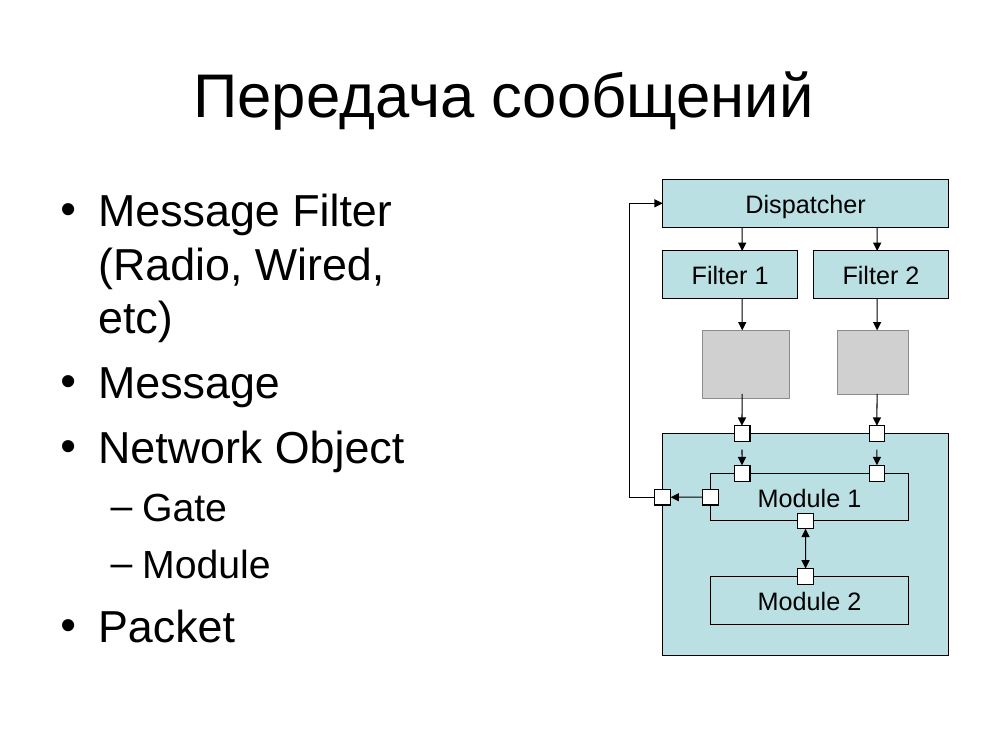
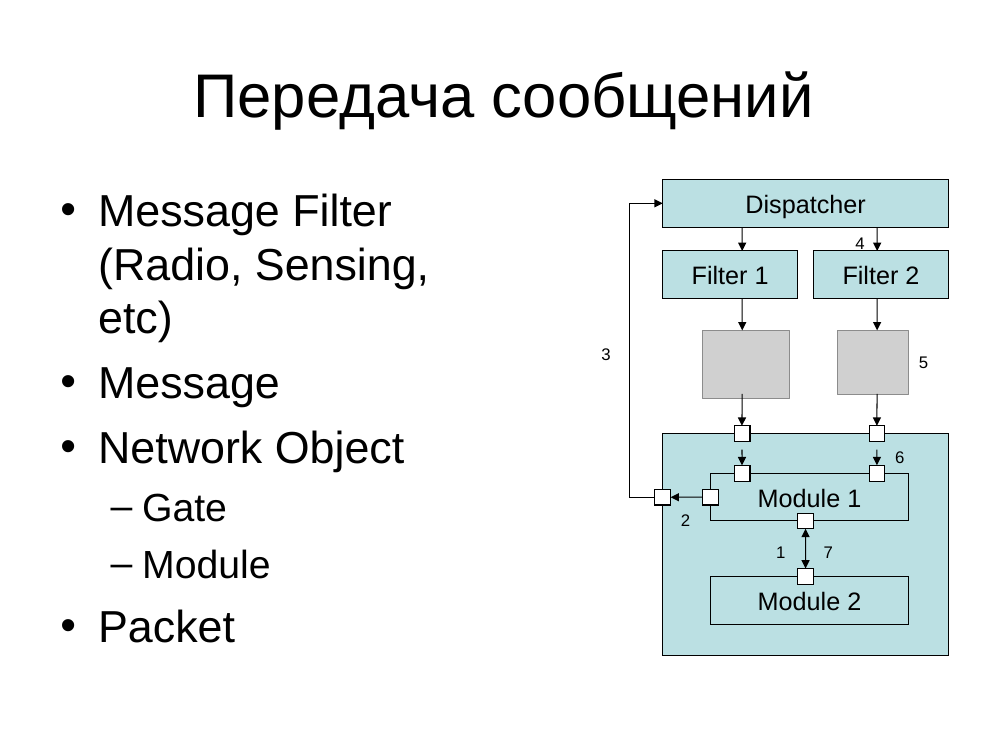
Before and after one commit to morj/jwsn, a slide deck: slide 4 of Introduction.ppt. Drawn at 1008x756 pixels with LibreOffice and Linux fonts; fonts in the diff are those of the drawing; grey boxes stand for pictures. Boxes give left, top, right and bottom in pixels: in the first picture for what was removed or moved away, otherwise in the second. Text is boxed around its words. In the diff, an @@ line names an element or a change of style, - is before the commit and + after.

```diff
--- a/Introduction.ppt
+++ b/Introduction.ppt
@@ text at [98,193,429,342]: text changed @@
-• Message Filter (Radio, Wired, etc)
+• Message Filter (Radio, Sensing, etc)
@@ text added at [855,237,864,253], 12 pt, text #000000 @@
+4
@@ text added at [601,348,610,360], 12 pt, text #000000 @@
+3
@@ text added at [919,356,928,368], 12 pt, text #000000 @@
+5
@@ text added at [895,451,904,463], 12 pt, text #000000 @@
+6
@@ text added at [681,514,690,526], 12 pt, text #000000 @@
+2
@@ text added at [776,546,785,558], 12 pt, text #000000 @@
+1
@@ text added at [824,546,833,558], 12 pt, text #000000 @@
+7
```
Also in this commit, not shown: 1 other slide changed, 1 slide added.
